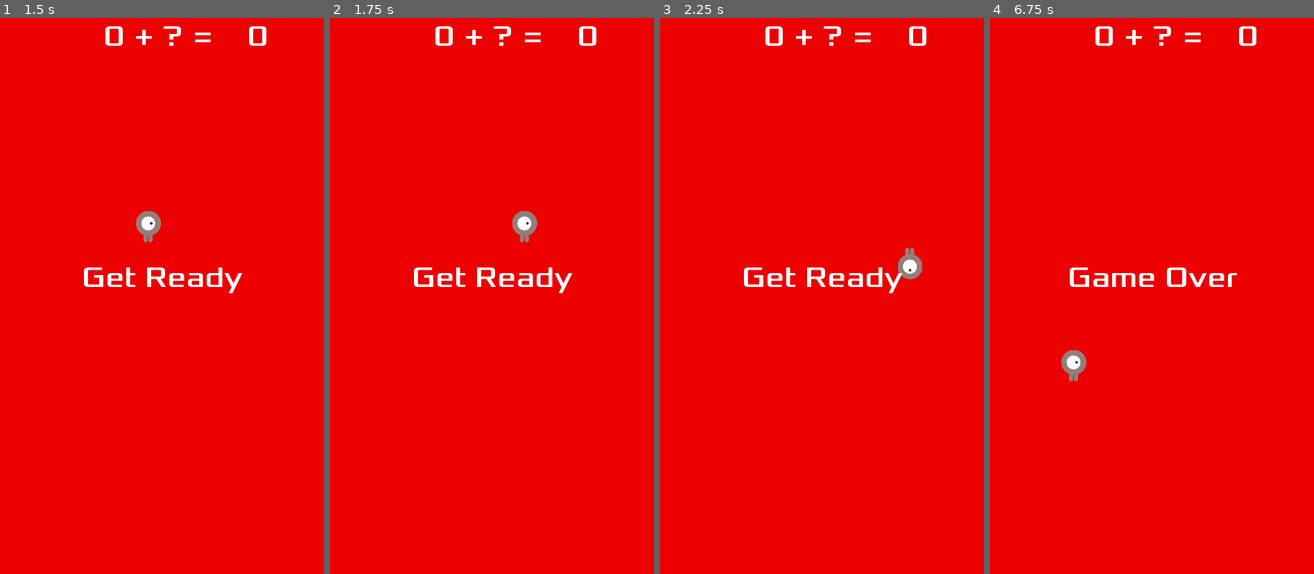
Above: before the commit, frames 1-4 (left to right).
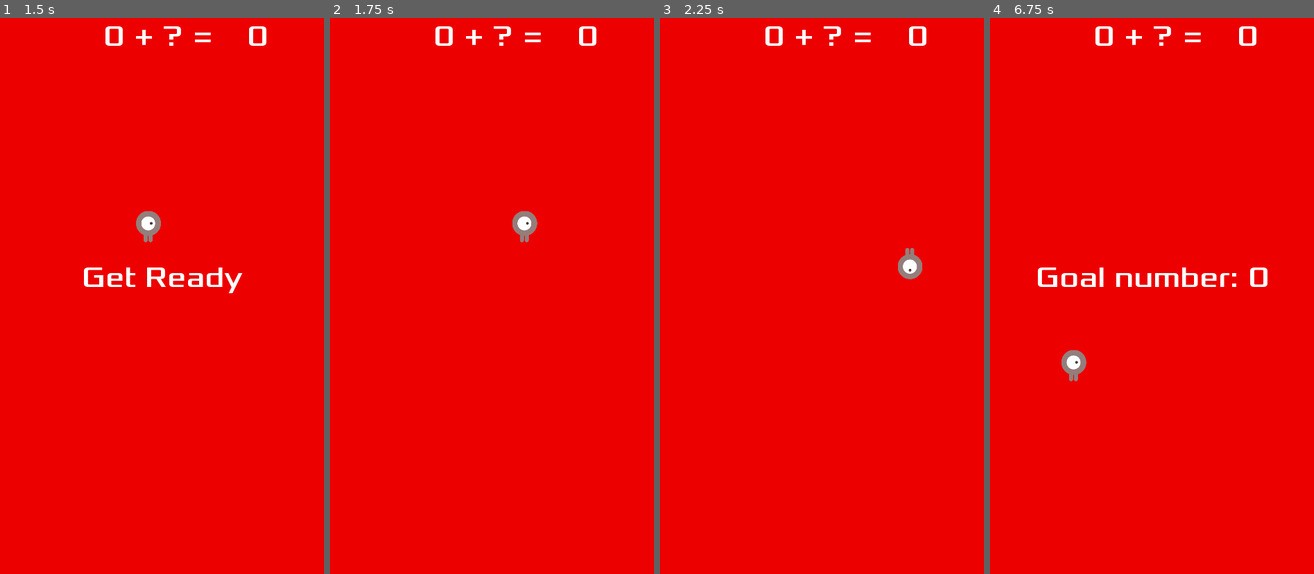
Above: after the commit, the same moments.

Repository: acs/numbers_attack
Game: Godot game, scene res://Main.tscn
The game is run twice, just before and just after one commit, with the same random seed, the same clock (stepped at 60 frames per second) and the same inputs.
Inputs:
- Up to frame 1 (1.5 s): click "Start" at 0.5 s; tap Enter at 1.25 s; hold Right (ui_right) from 1.28 s (still down)
- Up to frame 2 (1.75 s): keep holding Right (ui_right)
- Up to frame 3 (2.25 s): release Right (ui_right) at 2.03 s; hold Down (ui_down) from 2.03 s (still down)
- Up to frame 4 (6.75 s): release Down (ui_down) at 2.78 s; hold Right (ui_right) 2.78-3.53 s; tap Space at 3.5 s; hold Up (ui_up) 3.53-4.28 s; hold Left (ui_left) 4.28-5.78 s; hold Down (ui_down) 5.78-6.53 s; hold Right (ui_right) from 6.53 s (still down)

Frame 1 is identical in both runs. In frame 2, 0.7% of the frame differs, in the area x 25-75%, y 44-50%; in frame 3, 0.7%; in frame 4, 1.2%, in the area x 14-86%, y 44-49%.

Commit message:
Show correct answer message

Diff:
--- a/HUD.gd
+++ b/HUD.gd
@@ -2,14 +2,20 @@
 
 signal start_game
 
-func show_message(text):
+var current_total
+var goal_number
+
+func show_message(text, timeout=1):
 	$Message.text = text
 	$Message.show()
+	$MessageTimer.wait_time = timeout
 	$MessageTimer.start()
 
 func show_game_over():
+	show_message("Goal number: " + str(goal_number), 5)
+	# Wait until the MessageTimer has counted down.
+	yield($MessageTimer, "timeout")
 	show_message("Game Over")
-	# Wait until the MessageTimer has counted down.
 	yield($MessageTimer, "timeout")
 
 	$Message.text = "Numbers Attack!"
@@ -23,7 +29,8 @@
 
 func update_goal(total, max_number):
 	$Operation.text = str(total) + " + ? = "
-	$Goal.text = str(round(total + rand_range(0, max_number)))
+	goal_number = round(rand_range(0, max_number))
+	$Goal.text = str(total + goal_number)
 
 func _on_StartButton_pressed():
 	$StartButton.hide()
Binary file added: dodge_assets/art/mina1.png
Binary file added: dodge_assets/art/mina2.png
